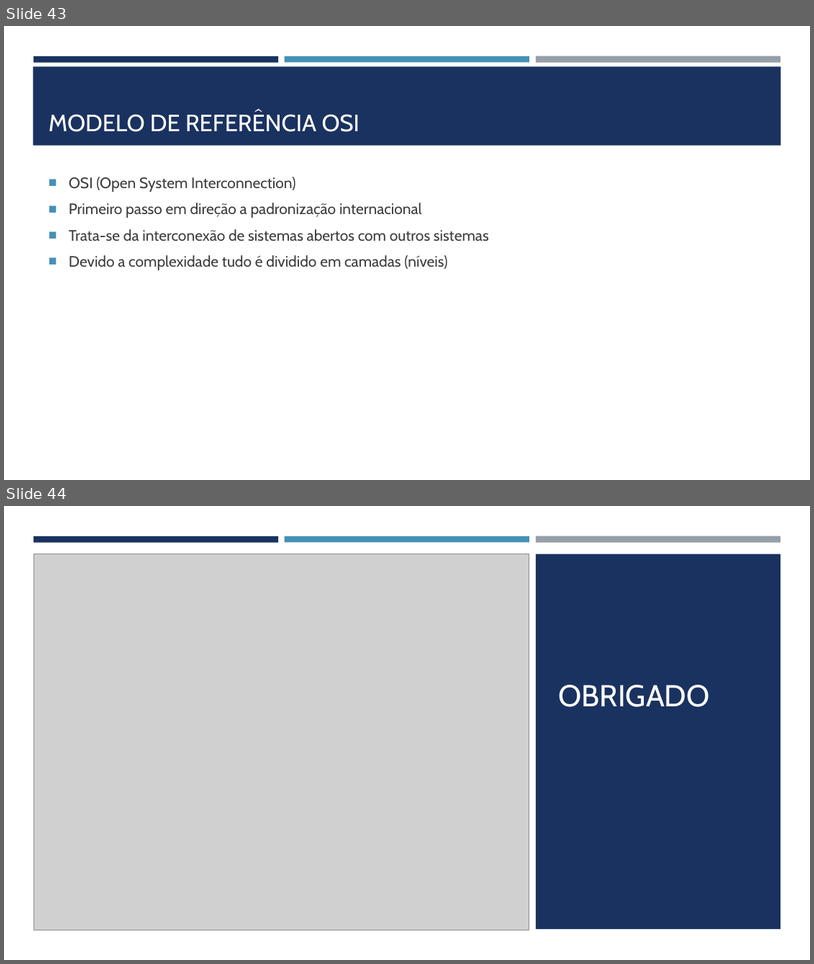
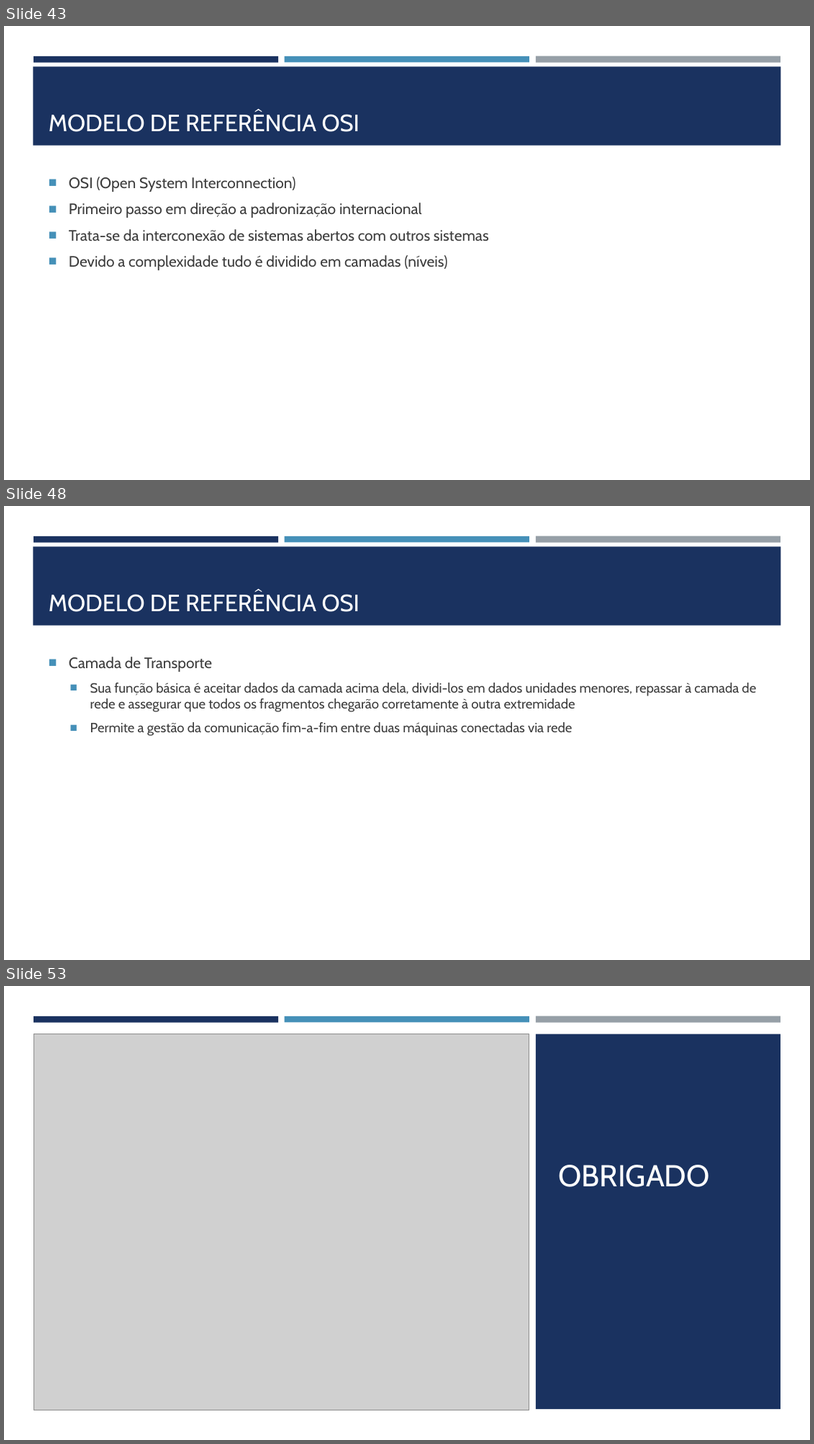
Before and after one commit to joelteixeiradacunha/aulas_php_mysql, a slide deck: Redes/REDES DE COMPUTADORES.pptx. Shown one above the other, each under a label of ours: slides 43 and 44 before the commit, slides 43, 48 and 53 after it; the slides between them are not shown. The pictures are 814x964 and 814x1444 pixels, drawn with LibreOffice and Linux fonts; fonts in the diff are those of the drawing; grey boxes stand for pictures. Boxes give left, top, right and bottom in pixels: in the first picture for what was removed or moved away, otherwise in the second. Text is boxed around its words. In the diff, an @@ line names an element or a change of style, - is before the commit and + after.

```diff
--- a/Redes/REDES DE COMPUTADORES.pptx
+++ b/Redes/REDES DE COMPUTADORES.pptx
@@ slide 48 added at (4,506,810,960), background #FFFFFF; not listed: 4 template elements that a slide beside it also shows @@
@@ title added at (49,594,360,612), 28 pt, text #FFFFFF @@
+MODELO DE REFERÊNCIA OSI
@@ text added at (69,656,756,736), 16 pt, text #3D3D3D @@
+■ Camada de Transporte
+  ■ Sua função básica é aceitar dados da camada acima dela, dividi-los em dados unidades menores, repassar à camada de rede e assegurar que todos os fragmentos chegarão corretamente à outra extremidade
+  ■ Permite a gestão da comunicação fim-a-fim entre duas máquinas conectadas via rede
@@ what was slide 44 is now slide 53 @@
```
Also in this commit, not shown: 8 other slides added, 2 other files.
